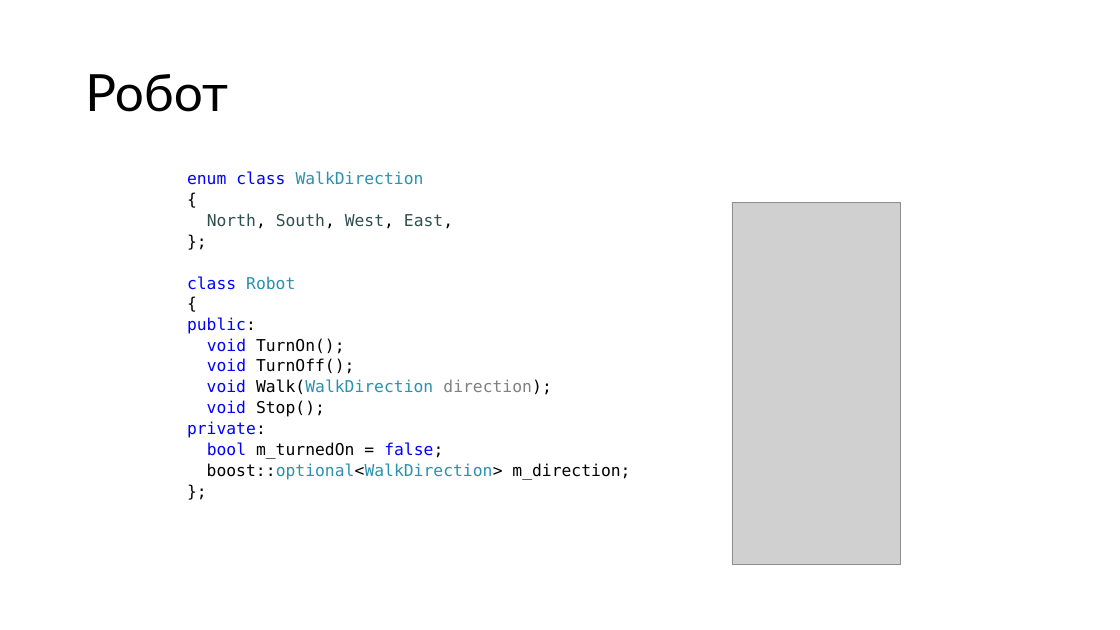
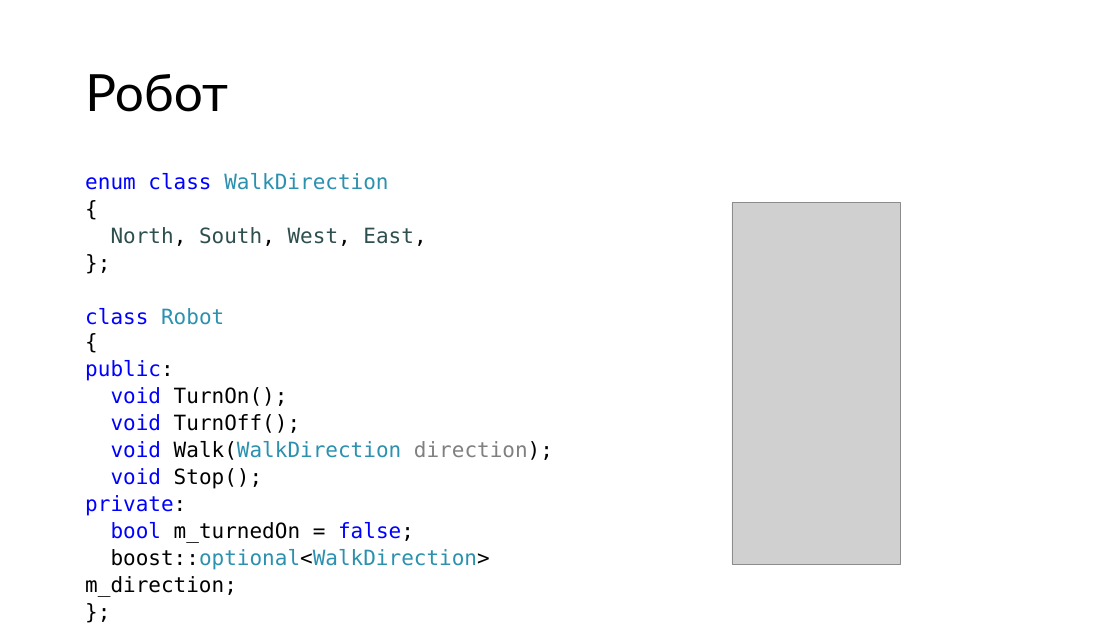
Before and after one commit to alexey-malov/ood, a slide deck: slide 8 of lectures/06.command/command.pptx (slide 6 before the commit). Drawn at 1120x630 pixels with LibreOffice and Linux fonts; fonts in the diff are those of the drawing; grey boxes stand for pictures. Boxes give left, top, right and bottom in pixels: in the first picture for what was removed or moved away, otherwise in the second. Text is boxed around its words. In the diff, an @@ line names an element or a change of style, - is before the commit and + after.

```diff
--- a/lectures/06.command/command.pptx
+++ b/lectures/06.command/command.pptx
@@ text "enum class WalkDirection": place and size @@
-text "enum class WalkDirection" at <box>187,171,630,480</box>
+text "enum class WalkDirection" at <box>85,173,553,597</box>
@@ text "enum class WalkDirection" at <box>85,173,553,597</box>: size 14 to 18 pt @@
```
Also in this commit, not shown: 5 other slides changed, 3 slides added, 1 slide removed.
